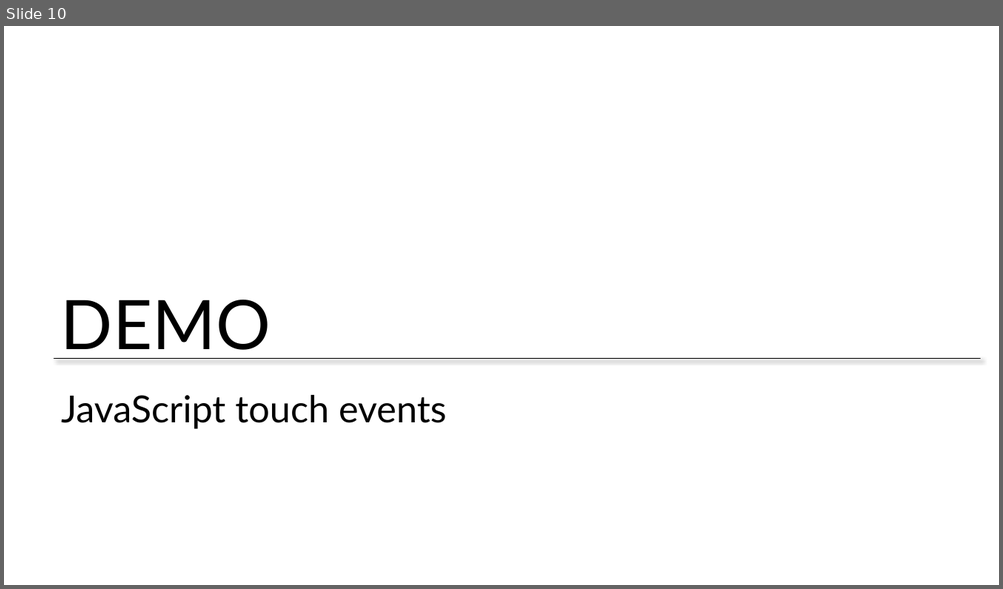
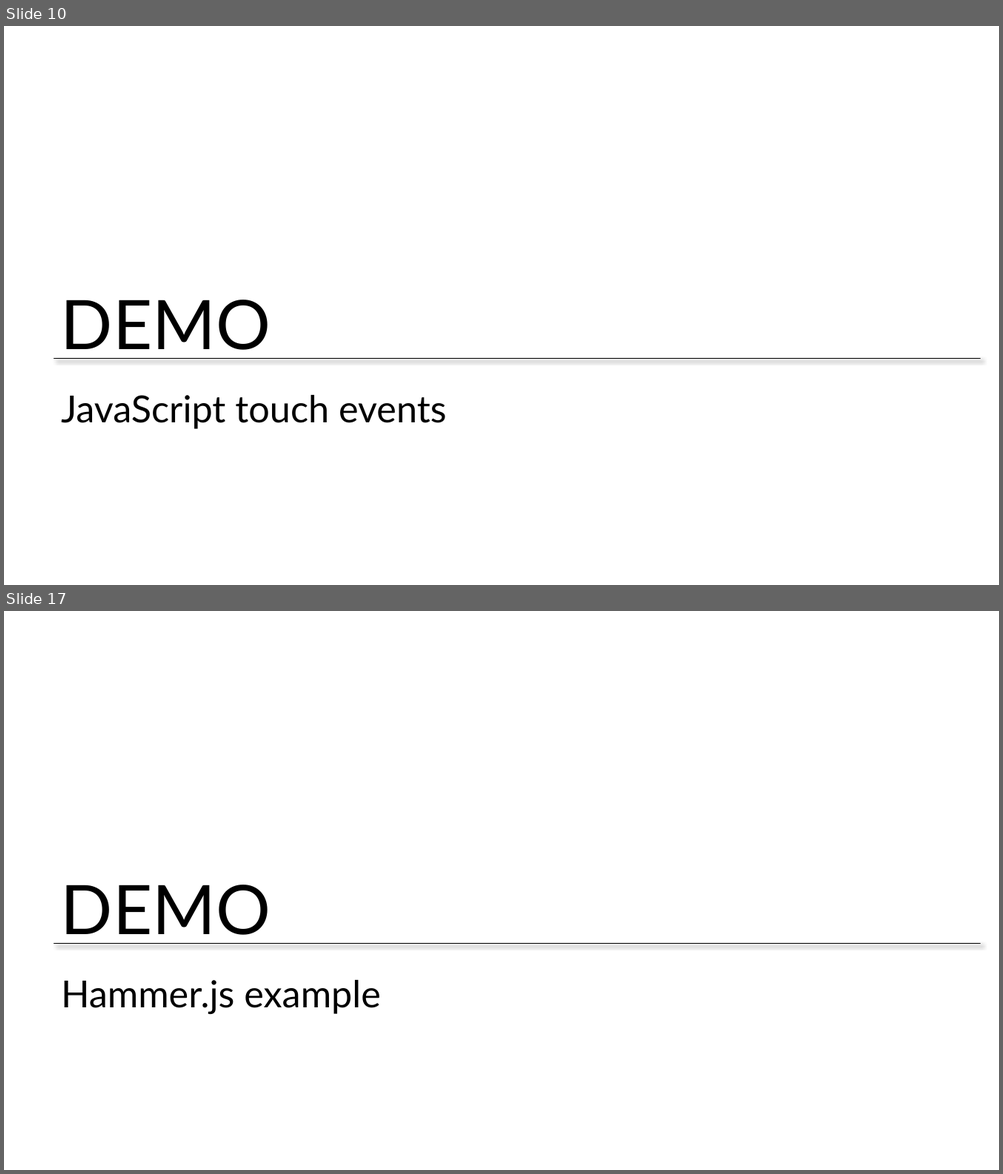
Before and after one commit to CharaD7/FrayedKnot, a slide deck: Slides/Mod 3 - Integrating Touch.pptx. Shown one above the other, each under a label of ours: slide 10 before the commit, slides 10 and 17 after it; the slides between them are not shown. The pictures are 1003x589 and 1003x1174 pixels, drawn with LibreOffice and Linux fonts; fonts in the diff are those of the drawing; background and template pictures are left out. Boxes give left, top, right and bottom in pixels: in the first picture for what was removed or moved away, otherwise in the second. Text is boxed around its words. In the diff, an @@ line names an element or a change of style, - is before the commit and + after.

```diff
--- a/Slides/Mod 3 - Integrating Touch.pptx
+++ b/Slides/Mod 3 - Integrating Touch.pptx
@@ slide 17 added at (4, 611, 999, 1170), background #FFFFFF; not listed: 2 template elements that a slide beside it also shows @@
@@ title added at (61, 980, 381, 1014), 36 pt, text #000000 @@
+Hammer.js example
```
Also in this commit, not shown: 8 other slides added, 20 other files.
